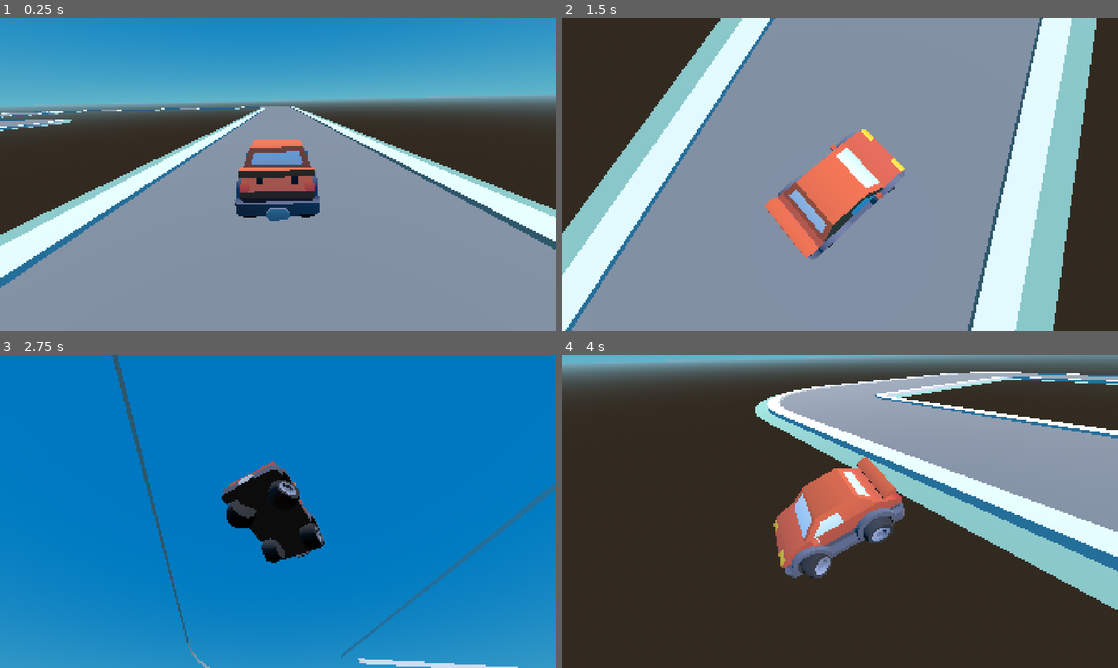
Above: before the commit, frames 1-4 (two rows, left to right).
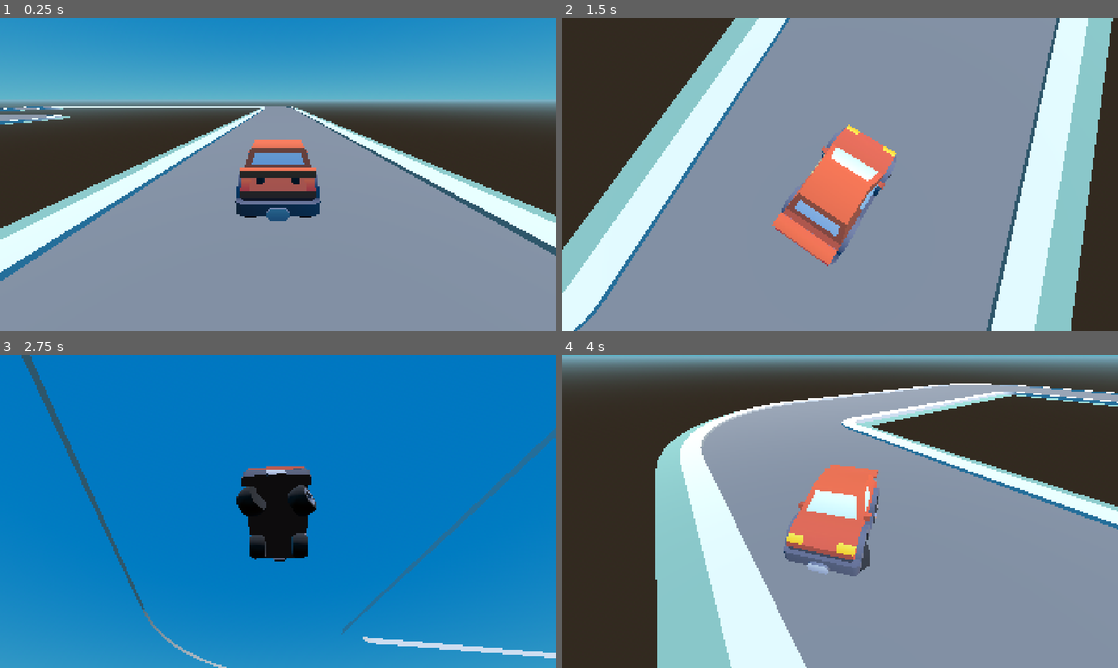
Above: after the commit, the same moments.

Repository: akanksh-ch/kar-game
Game: Godot game, scene res://Scenes/main.tscn
The game is run twice, just before and just after one commit, with the same random seed, the same clock (stepped at 60 frames per second) and the same inputs.
Inputs (mouse positions are in pixels of both pictures, inside the frame that each line leads up to):
- Up to frame 1 (0.25 s): no input
- Up to frame 2 (1.5 s): move the mouse to (962, 158) at 0.52 s; hold D (Right) 0.53-1.28 s; hold W (Gas) 0.53-1.28 s; move the mouse to (728, 190) at 1.27 s; hold S (Brake) from 1.28 s (still down); tap W (Gas) at 1.35 s
- Up to frame 3 (2.75 s): move the mouse to (333, 442) at 2.02 s; release S (Brake) at 2.03 s; hold D (Right) from 2.03 s (still down); hold W (Gas) from 2.03 s (still down)
- Up to frame 4 (4 s): move the mouse to (812, 574) at 2.77 s; release W (Gas) at 2.78 s; tap W (Gas) at 2.85 s; move the mouse to (1006, 558) at 3.52 s; release D (Right) at 3.53 s; hold A (Left) from 3.53 s (still down); hold W (Gas) from 3.53 s (still down)

The runs differ from the first frame. In frame 1, 7.4% of the frame differs, in the area x 0-100%, y 24-87%; in frame 2, 20%; in frame 3, 6.2%; in frame 4, 72%, in the area x 0-100%, y 0-100%.

Commit message:
added killzone and adjusted mouse senstivity and wheel friction

Diff:
--- a/Scenes/level_1.tscn
+++ b/Scenes/level_1.tscn
@@ -1,6 +1,10 @@
 [gd_scene format=3 uid="uid://cfvc13vkwj0ce"]
 
 [ext_resource type="MeshLibrary" uid="uid://c6yry0nsiywmt" path="res://Assets/racing_kit_mesh_library.tres" id="1_vk57k"]
+[ext_resource type="Script" uid="uid://dsjypvcf6gsyp" path="res://Scripts/kill_zone.gd" id="2_8ffim"]
+
+[sub_resource type="BoxShape3D" id="BoxShape3D_kirvf"]
+size = Vector3(200, 1, 200)
 
 [node name="level_1" type="Node3D" unique_id=862061683]
 
@@ -14,3 +18,11 @@
 data = {
 "cells": PackedInt32Array(65534, 0, 2, 65534, 1, 1, 65534, 2, 1, 65534, 3, 1, 65534, 4, 1, 65534, 5, 1, 65534, 6, 1, 65 …(317 unchanged characters)…
 }
+
+[node name="KillZone" type="Area3D" parent="." unique_id=208056223]
+transform = Transform3D(1, 0, 0, 0, 1, 0, 0, 0, 1, 6.232, -5, 41.445)
+script = ExtResource("2_8ffim")
+
+[node name="CollisionShape3D" type="CollisionShape3D" parent="KillZone" unique_id=1121825103]
+shape = SubResource("BoxShape3D_kirvf")
+debug_color = Color(0, 0.6, 0.69803923, 1)
--- a/Scenes/main.tscn
+++ b/Scenes/main.tscn
@@ -26,4 +26,4 @@
 [node name="level_1" parent="." unique_id=862061683 instance=ExtResource("1_bo1nx")]
 
 [node name="Kar" parent="." unique_id=898085786 instance=ExtResource("2_8gbba")]
-transform = Transform3D(0.9998018, -0.019908011, 0, 0.019908011, 0.9998018, 0, 0, 0, 1, -14.733442, 0.33, 2.7504096)
+transform = Transform3D(1, 0, 0, 0, 1, 0, 0, 0, 1, -14.733442, 0.33, 2.7504096)
--- a/Scripts/Camera.gd
+++ b/Scripts/Camera.gd
@@ -1,6 +1,6 @@
 extends Node3D
 
-@export var SENSITIVITY = 1.0
+@export var SENSITIVITY = 0.5
 @onready var target: Node3D = get_parent()  # the Kar
 
 func _ready() -> void:
--- a/Scripts/kar.gd
+++ b/Scripts/kar.gd
@@ -1,7 +1,7 @@
 extends VehicleBody3D
 
 @onready var wheels: Array[VehicleWheel3D] = [$wheel_back_left, $wheel_back_right, $wheel_front_left, $wheel_front_right]
-@export var EngineForce = 6000
+@export var EngineForce = 2250
 @export var BrakingForce = 150
 
 # Configuration
@@ -11,7 +11,7 @@
 		wheel.set_suspension_travel(0.05)
 		wheel.set_damping_compression(0.5)
 		wheel.set_damping_relaxation(0.8)
-		wheel.set_friction_slip(1.0)
+		wheel.set_friction_slip(2.0)
 		wheel.set_roll_influence(1.0)
 		#wheel.set_suspension_rest_length(0.35)
 
@@ -21,9 +21,8 @@
 			#wheel.get_suspension_rest_length()
 		#)
 
+
 func _physics_process(delta: float) -> void:
 	engine_force = Input.get_action_strength("Gas") * EngineForce
 	brake = Input.get_action_strength("Brake") * BrakingForce
 	steering = lerp(steering, deg_to_rad(35 * Input.get_action_strength("Left")) + deg_to_rad(-35 * Input.get_action_strength("Right")), 0.1)
-
-	print(rotation_degrees)
--- /dev/null
+++ b/Scripts/kill_zone.gd
@@ -0,0 +1,17 @@
+extends Area3D
+
+
+# Called when the node enters the scene tree for the first time.
+func _ready() -> void:
+	body_entered.connect(_on_body_entered)
+
+
+# Called every frame. 'delta' is the elapsed time since the previous frame.
+func _process(delta: float) -> void:
+	pass
+
+func _on_body_entered(body: Node3D) -> void:
+	print(body, "body entered")
+	body.global_position = Vector3(-14.73344, 0.33, 2.75041)
+	body.global_rotation = Vector3.ZERO
+	body.linear_velocity = Vector3.ZERO
Not shown, added: Scripts/kill_zone.gd.uid
